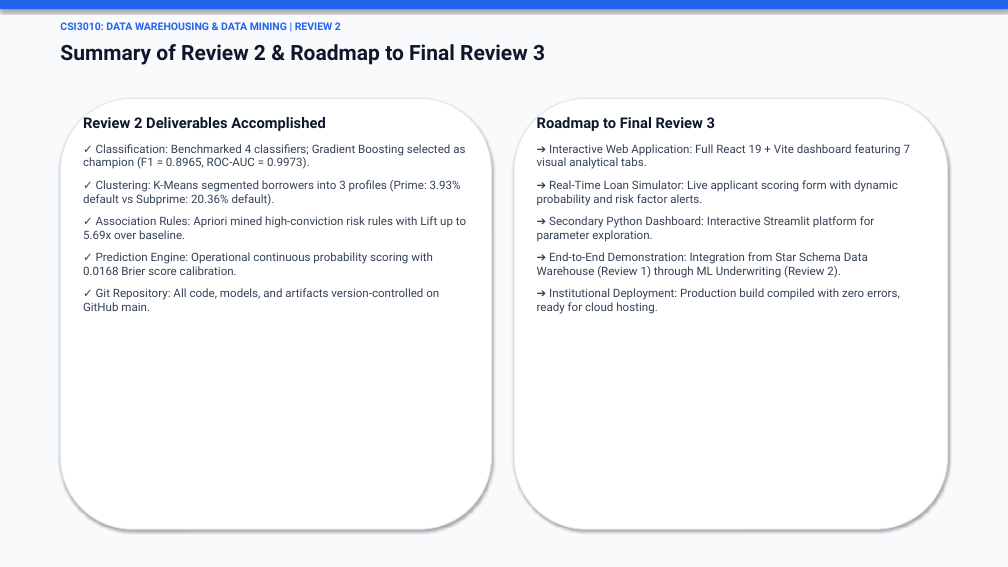
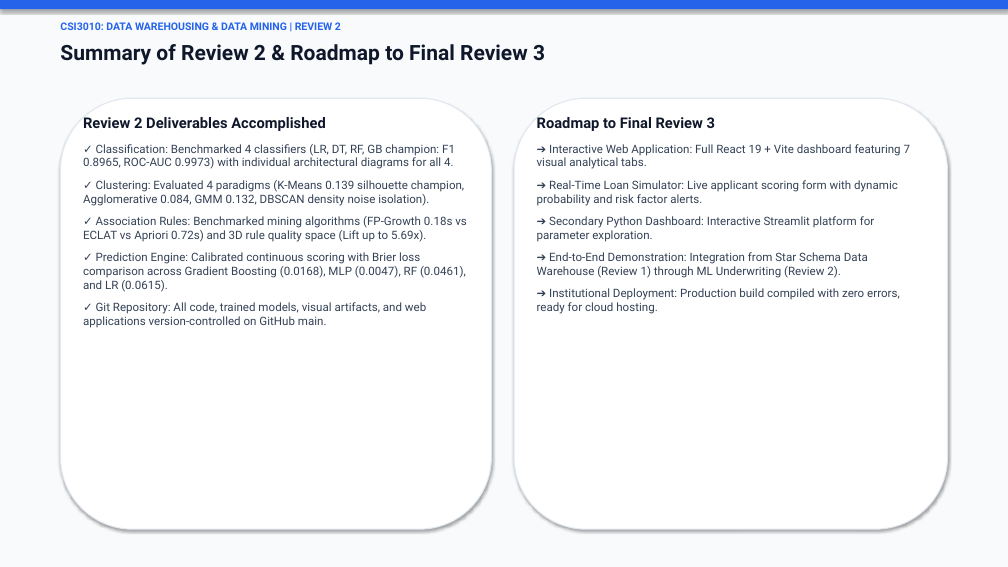
Before and after one commit to MahaprabhuK/Byte_Brigades_Loan_Default, a slide deck: slide 23 of Review2_ByteBrigades_LoanDefault.pptx (slide 16 before the commit). Drawn at 1008x567 pixels with LibreOffice and Linux fonts; fonts in the diff are those of the drawing. Boxes give left, top, right and bottom in pixels: in the first picture for what was removed or moved away, otherwise in the second. Text is boxed around its words. In the diff, an @@ line names an element or a change of style, - is before the commit and + after.

Commit message:
feat(presentation): add multi-algorithm comparative visuals across classification, clustering, association rules, and prediction

```diff
--- a/Review2_ByteBrigades_LoanDefault.pptx
+++ b/Review2_ByteBrigades_LoanDefault.pptx
@@ text at (83, 144, 467, 328): text changed @@
-✓ Classification: Benchmarked 4 classifiers; Gradient Boosting selected as champion (F1 = 0.8965, ROC-AUC = 0.9973).
-✓ Clustering: K-Means segmented borrowers into 3 profiles (Prime: 3.93% default vs Subprime: 20.36% default).
-✓ Association Rules: Apriori mined high-conviction risk rules with Lift up to 5.69x over baseline.
-✓ Prediction Engine: Operational continuous probability scoring with 0.0168 Brier score calibration.
-✓ Git Repository: All code, models, and artifacts version-controlled on GitHub main.
+✓ Classification: Benchmarked 4 classifiers (LR, DT, RF, GB champion: F1 0.8965, ROC-AUC 0.9973) with individual architectural diagrams for all 4.
+✓ Clustering: Evaluated 4 paradigms (K-Means 0.139 silhouette champion, Agglomerative 0.084, GMM 0.132, DBSCAN density noise isolation).
+✓ Association Rules: Benchmarked mining algorithms (FP-Growth 0.18s vs ECLAT vs Apriori 0.72s) and 3D rule quality space (Lift up to 5.69x).
+✓ Prediction Engine: Calibrated continuous scoring with Brier loss comparison across Gradient Boosting (0.0168), MLP (0.0047), RF (0.0461), and LR (0.0615).
+✓ Git Repository: All code, trained models, visual artifacts, and web applications version-controlled on GitHub main.
```
Also in this commit, not shown: 7 slides added, 11 other files.
